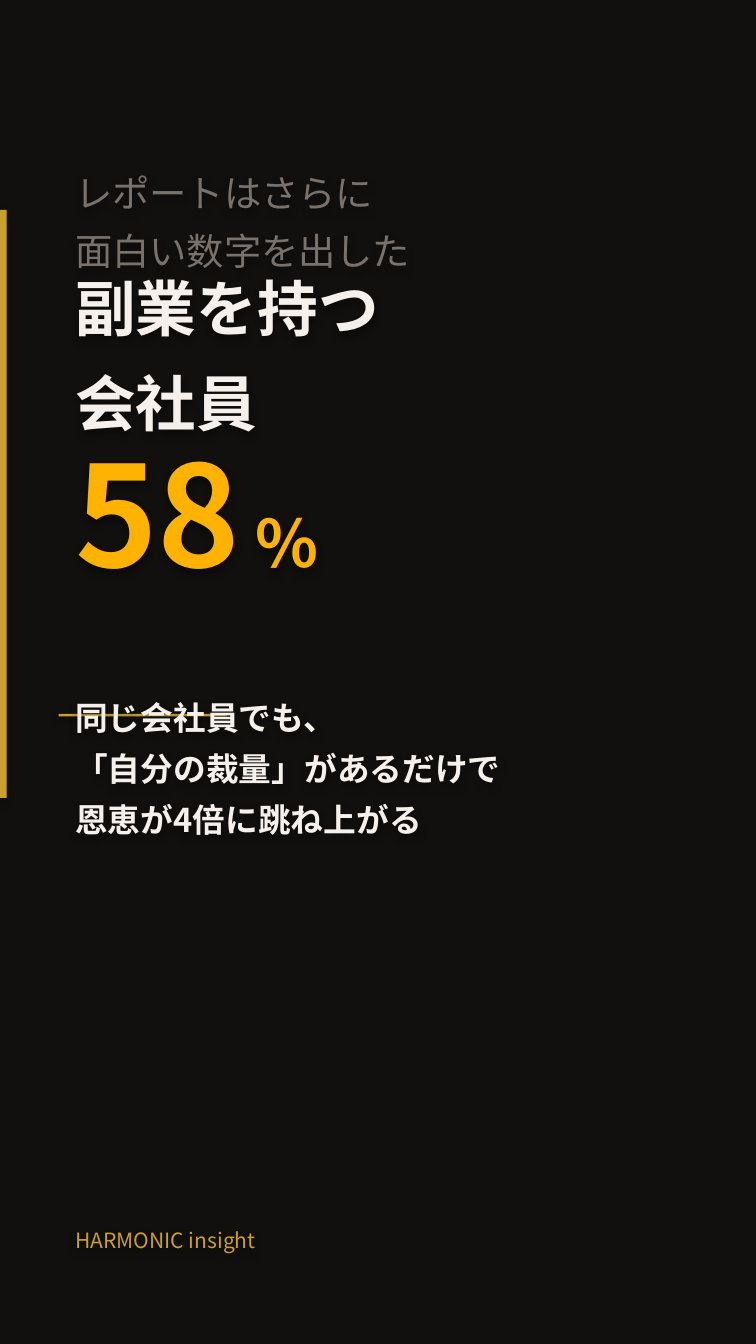
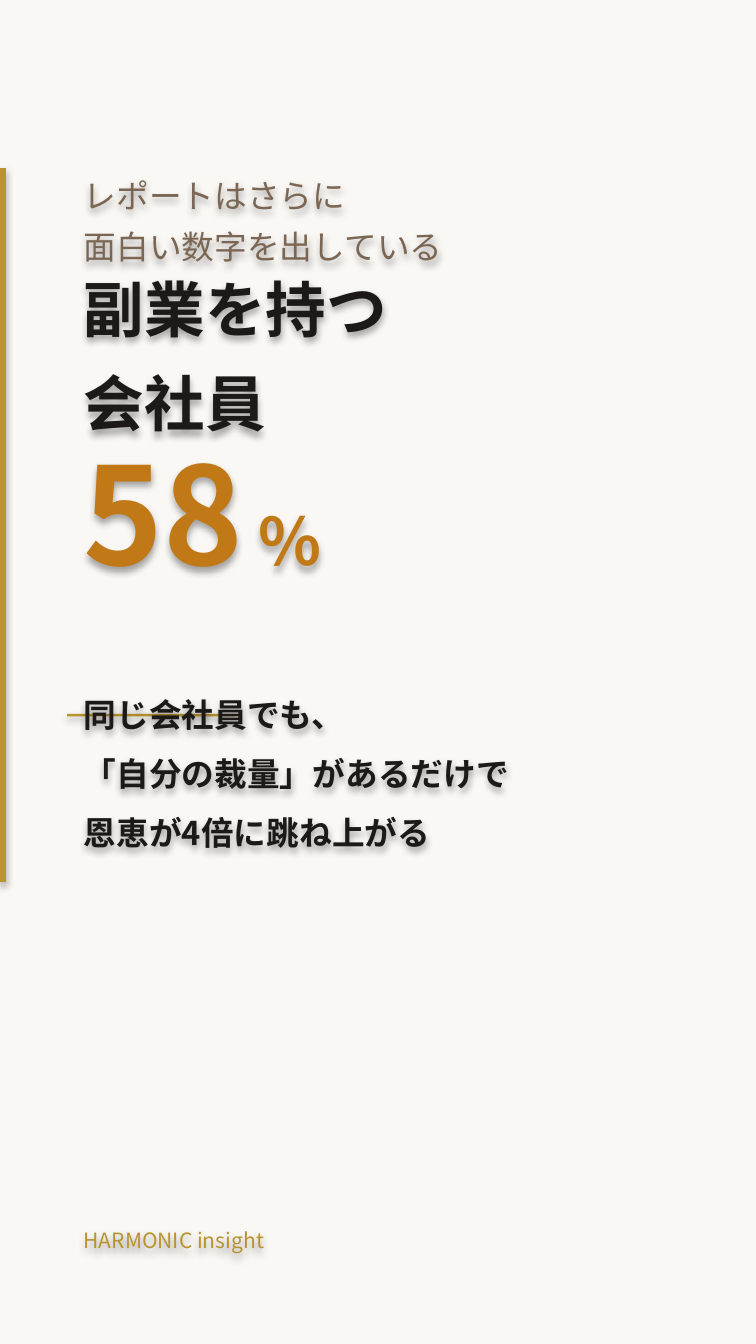
Before and after one commit to HarmonicInsight/harmonic-marketing, a slide deck: slide 3 of content/youtube/shorts/SHORT_NEWS_02_anthropic_autonomy.pptx. Drawn at 756x1344 pixels with LibreOffice and Linux fonts; fonts in the diff are those of the drawing. Boxes give left, top, right and bottom in pixels: in the first picture for what was removed or moved away, otherwise in the second. Text is boxed around its words. In the diff, an @@ line names an element or a change of style, - is before the commit and + after.

```diff
--- a/content/youtube/shorts/SHORT_NEWS_02_anthropic_autonomy.pptx
+++ b/content/youtube/shorts/SHORT_NEWS_02_anthropic_autonomy.pptx
@@ background #12100E to #FAF8F5 @@
@@ rectangle at (0,168,5,882): fill #C9A02D to #B8942F @@
@@ rectangle: place and size @@
-rectangle at (0,210,7,798)
+rectangle at (0,168,5,882)
@@ text "レポートはさらに": place and size @@
-text "レポートはさらに" at (75,175,410,268)
+text "レポートはさらに" at (84,180,443,262)
@@ text at (84,180,346,210): size 16 to 14 pt, text colour #78716C to #7A6652 in "レポートはさらに" @@
@@ text at (84,231,443,262): text changed; size 16 to 14 pt; text colour #78716C to #7A6652 @@
-面白い数字を出した
+面白い数字を出している
@@ text "副業を持つ": place and size @@
-text "副業を持つ" at (75,279,378,432)
+text "副業を持つ" at (84,280,387,443)
@@ text "副業を持つ" at (84,280,387,443): text colour #F5F0EB to #1C1917 @@
@@ text "58 %": place and size @@
-text "58 %" at (75,425,240,569)
+text "58 %" at (84,428,244,572)
@@ text "58 %" at (84,428,244,572): size 60 to 58 pt in "58"; text colour #FFB300 to #C17817 @@
@@ text "同じ会社員でも、": place and size @@
-text "同じ会社員でも、" at (75,702,500,835)
+text "同じ会社員でも、" at (84,699,509,848)
@@ text "同じ会社員でも、" at (84,699,509,848): text colour #F5F0EB to #1C1917; line spacing 1.3 to 1.5 @@
@@ rectangle: place and size @@
-rectangle at (59,714,227,716)
+rectangle at (67,714,235,716)
@@ rectangle at (67,714,235,716): fill #C9A02D to #B8942F @@
@@ text "HARMONIC insight": place and size @@
-text "HARMONIC insight" at (75,1231,256,1253)
+text "HARMONIC insight" at (84,1231,264,1253)
@@ text "HARMONIC insight" at (84,1231,264,1253): text colour #C9A02D to #B8942F @@
```
Also in this commit, not shown: 4 other slides changed, 3 other files.
